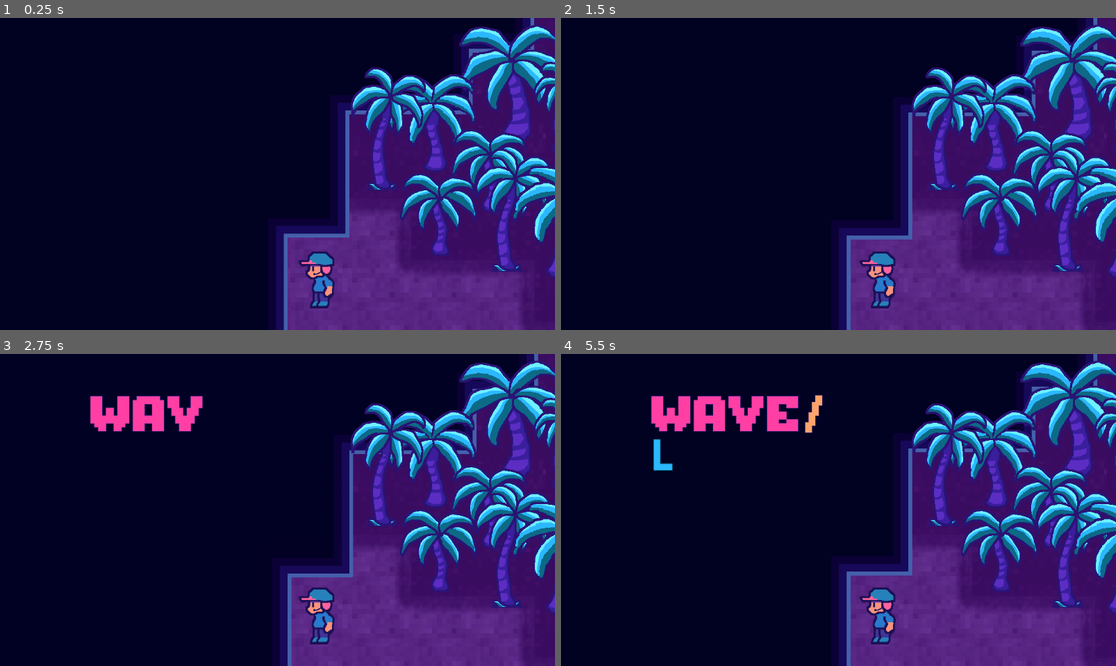
Above: before the commit, frames 1-4 (two rows, left to right).
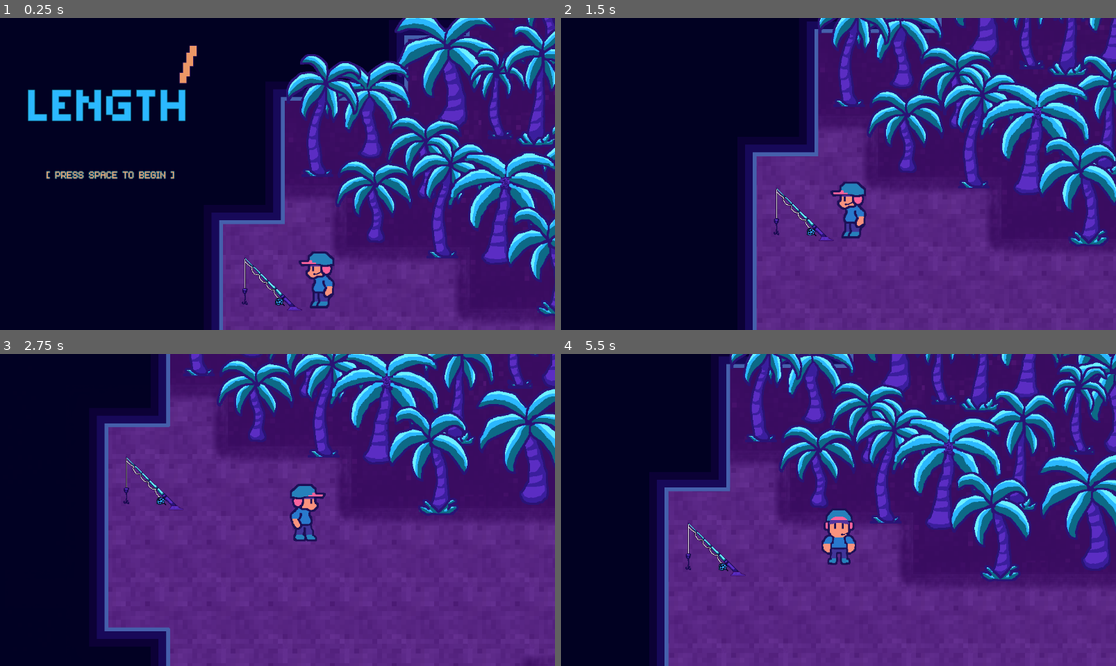
Above: after the commit, the same moments.

Repository: dougwhite/wave-length
Game: Godot game, scene res://scenes/game.tscn
The game is run twice, just before and just after one commit, with the same random seed, the same clock (stepped at 60 frames per second) and the same inputs.
Inputs:
- Up to frame 1 (0.25 s): no input
- Up to frame 2 (1.5 s): tap Space at 0.5 s; hold Right (move_right) 0.53-1.28 s; tap Enter (ui_accept) at 0.77 s; hold S (move_down) from 1.28 s (still down)
- Up to frame 3 (2.75 s): tap Enter (ui_accept) at 1.52 s; release S (move_down) at 2.03 s; hold Right (move_right) from 2.03 s (still down)
- Up to frame 4 (5.5 s): release Right (move_right) at 2.78 s; hold Up (move_up) 2.78-3.53 s; tap Enter (ui_accept) at 3.02, 3.77, 4.52 s; hold Left (move_left) 3.53-5.03 s; hold S (move_down) from 5.03 s (still down)

The runs differ from the first frame. In frame 1, 35% of the frame differs, in the area x 5-100%, y 0-100%; in frame 2, 44%; in frame 3, 63%, in the area x 16-100%, y 0-100%; in frame 4, 61%.

Commit message:
Added fishing pole and doodad group

Diff:
--- /dev/null
+++ b/scenes/Doodads/fishing_pole.tscn
@@ -0,0 +1,8 @@
+[gd_scene load_steps=2 format=3 uid="uid://djpxudwymmlx4"]
+
+[ext_resource type="Texture2D" uid="uid://dnglkbvv5viv2" path="res://art/doodads.png" id="1_f0c7r"]
+
+[node name="Fishing Pole" type="Node2D"]
+
+[node name="Sprite2D" type="Sprite2D" parent="."]
+texture = ExtResource("1_f0c7r")
--- a/scenes/game.tscn
+++ b/scenes/game.tscn
@@ -16,6 +16,7 @@
 [ext_resource type="AudioStream" uid="uid://dssx28ig6jy5j" path="res://music/pizzadoggy.itch.io/Floating Dream.ogg" id="13_kvuet"]
 [ext_resource type="AudioStream" uid="uid://cs3iyof5qcfoy" path="res://music/ocean-min.mp3" id="15_ca42v"]
 [ext_resource type="PackedScene" uid="uid://5s53qigdv6r7" path="res://scenes/title.tscn" id="15_ir15t"]
+[ext_resource type="PackedScene" uid="uid://djpxudwymmlx4" path="res://scenes/Doodads/fishing_pole.tscn" id="17_rysoc"]
 
 [sub_resource type="TileSetAtlasSource" id="TileSetAtlasSource_lnu2h"]
 texture = ExtResource("1_yqjtg")
@@ -1267,7 +1268,7 @@
 y_sort_enabled = true
 
 [node name="Player" parent="Objects" instance=ExtResource("3_lnu2h")]
-position = Vector2(173, 251)
+position = Vector2(307, 279)
 
 [node name="Camera2D" type="Camera2D" parent="Objects/Player"]
 position = Vector2(-90, -279)
@@ -2085,6 +2086,12 @@
 
 [node name="Tree268" parent="Objects/Trees" instance=ExtResource("11_dinhu")]
 position = Vector2(1568, -748)
+
+[node name="Doodads" type="Node2D" parent="Objects"]
+y_sort_enabled = true
+
+[node name="Fishing Pole" parent="Objects/Doodads" instance=ExtResource("17_rysoc")]
+position = Vector2(269, 228)
 
 [node name="Audio" type="Node" parent="."]
 
@@ -2103,6 +2110,5 @@
 offset_top = -291.0
 offset_right = -268.0
 offset_bottom = -251.0
-force_cinematic = true
 
 [connection signal="start_game" from="Title" to="." method="_on_title_start_game"]
Binary file added: art/doodads.png
Not shown, added: art/doodads.png.import
Not shown: 1 places in scenes/game.tscn that only renumber resources
Not shown, added: art/doodads.kra
